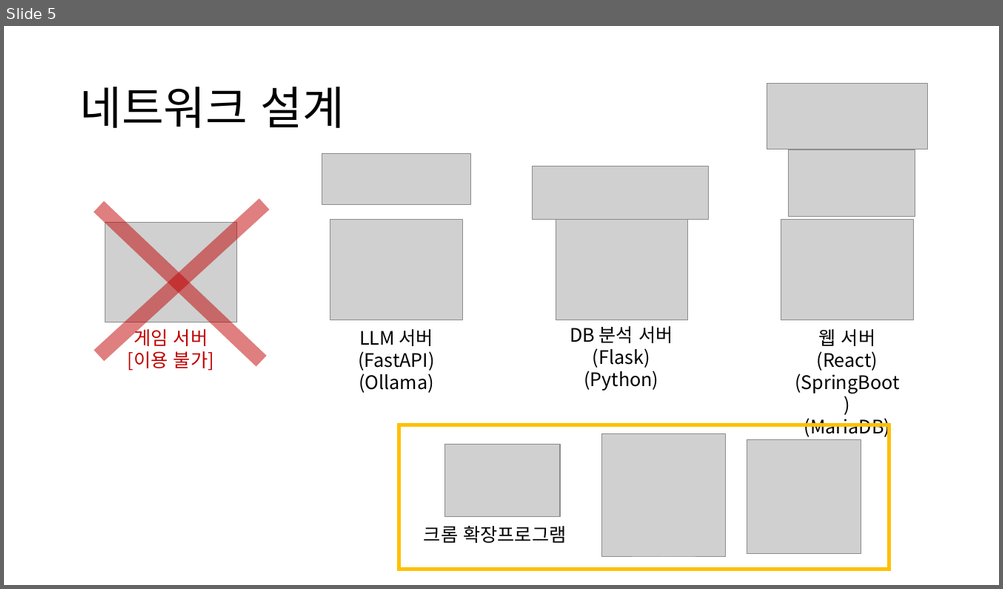
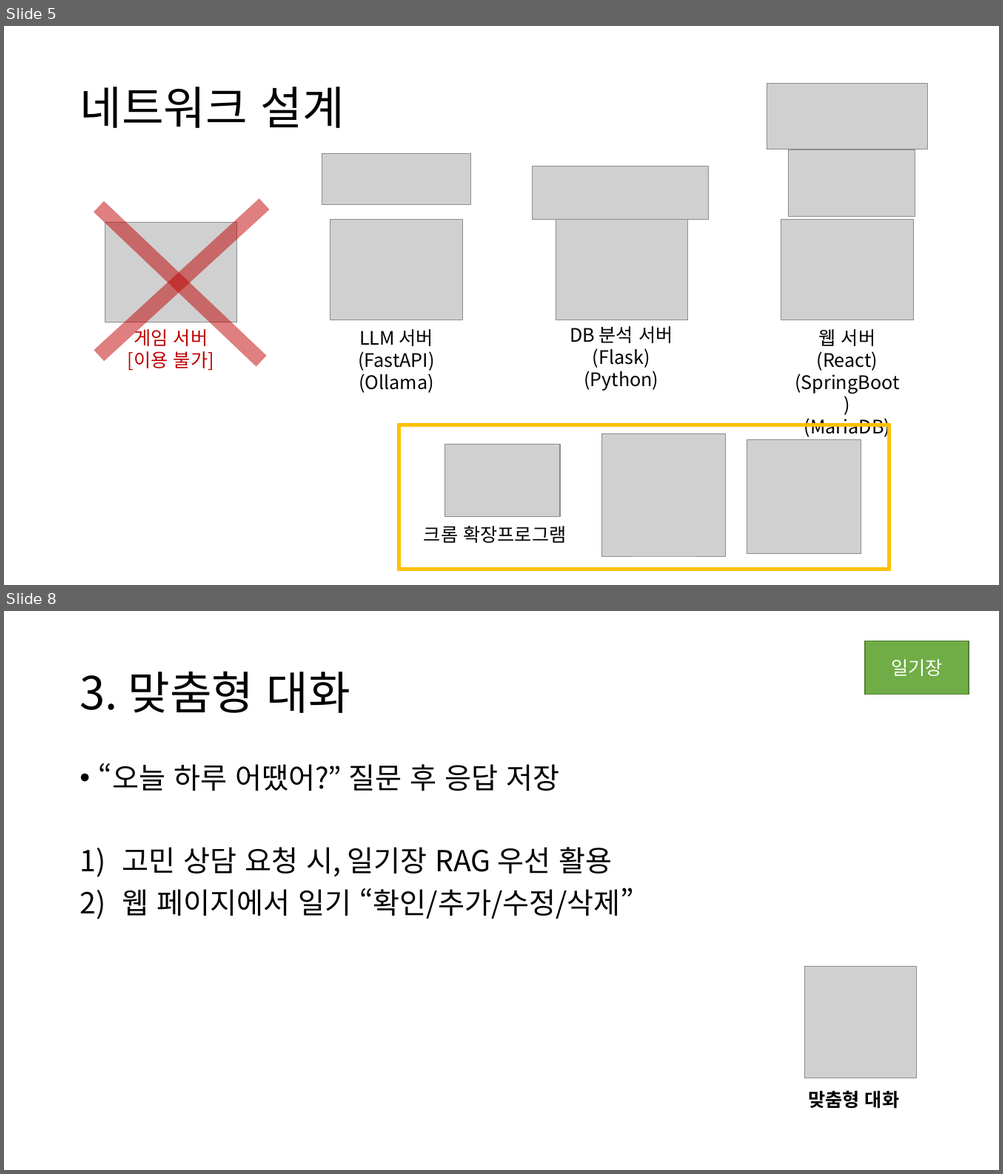
Before and after one commit to HeyHO2154/Id, a slide deck: 시스템 설계도.pptx. Shown one above the other, each under a label of ours: slide 5 before the commit, slides 5 and 8 after it; the slides between them are not shown. The pictures are 1003x589 and 1003x1174 pixels, drawn with LibreOffice and Linux fonts; fonts in the diff are those of the drawing; grey boxes stand for pictures. Boxes give left, top, right and bottom in pixels: in the first picture for what was removed or moved away, otherwise in the second. Text is boxed around its words. In the diff, an @@ line names an element or a change of style, - is before the commit and + after.

```diff
--- a/시스템 설계도.pptx
+++ b/시스템 설계도.pptx
@@ slide 8 added at (4,611,999,1170), background #FFFFFF @@
@@ rectangle added at (865,641,969,695), fill #70AD47, outline #538035 1 pt, 18 pt, text #FFFFFF @@
+일기장
@@ title added at (79,671,350,713), 44 pt, text #000000 @@
+3. 맞춤형 대화
@@ text added at (99,763,634,919), 28 pt, text #000000 @@
+• “오늘 하루 어땠어?” 질문 후 응답 저장
+1) 고민 상담 요청 시, 일기장 RAG 우선 활용
+2) 웹 페이지에서 일기 “확인/추가/수정/삭제”
@@ picture added at (805,966,916,1078) @@
@@ text added at (808,1091,899,1109), 18 pt, text #000000, bold @@
+맞춤형 대화
```
Also in this commit, not shown: 3 slides changed, 4 other slides added.
